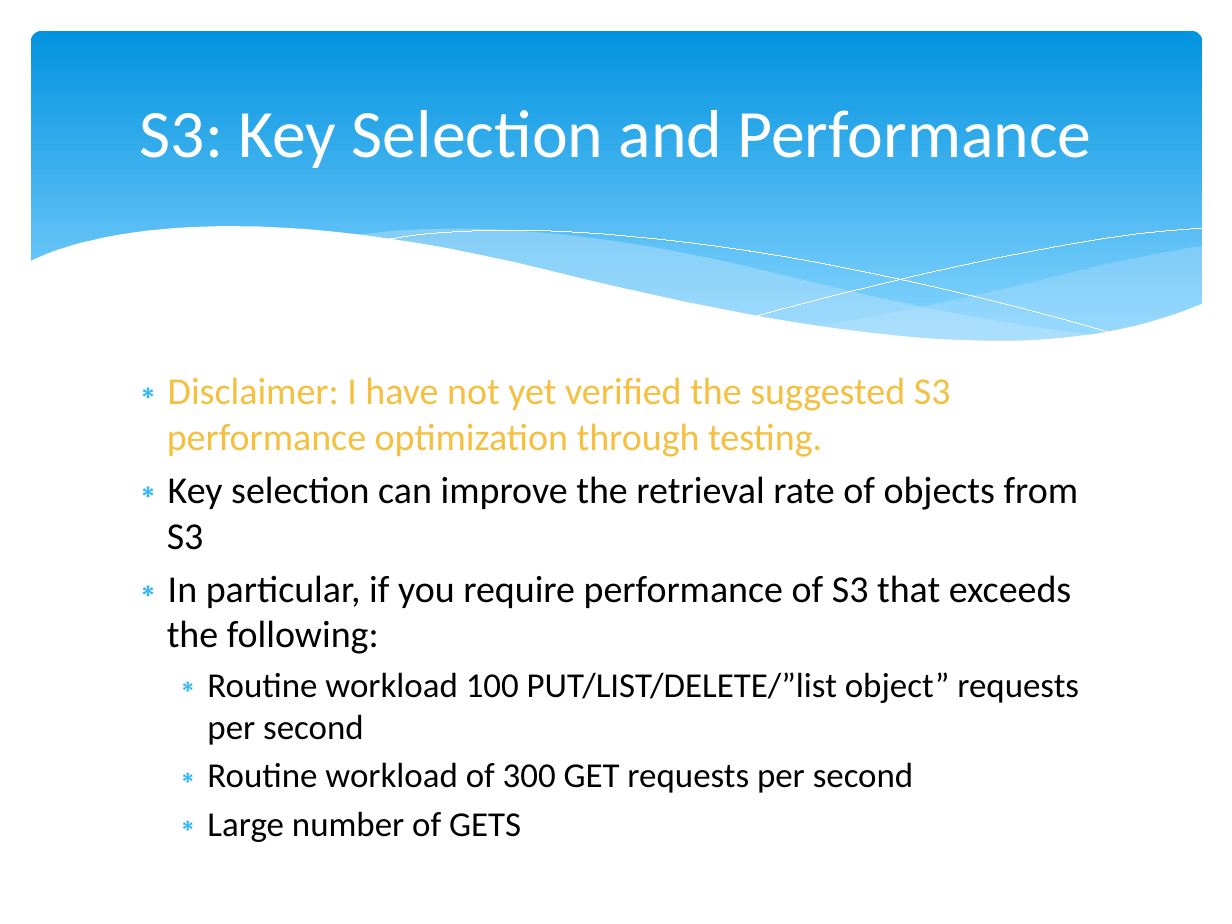
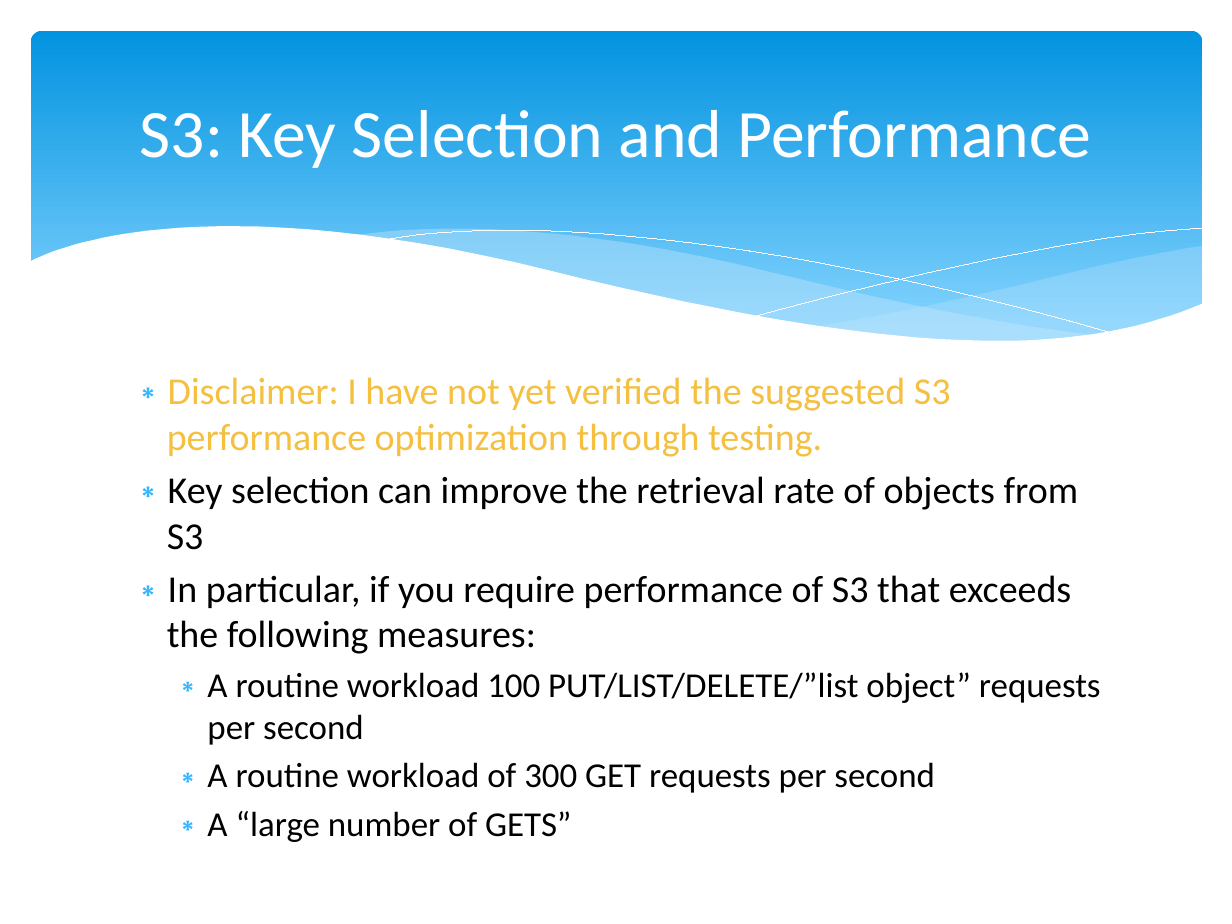
Before and after one commit to cloudavail/awstraining, a slide deck: slide 19 of aws-s3/aws-s3.pptx (slide 17 before the commit). Drawn at 1232x924 pixels with LibreOffice and Linux fonts; fonts in the diff are those of the drawing. Boxes give left, top, right and bottom in pixels: in the first picture for what was removed or moved away, otherwise in the second. Text is boxed around its words. In the diff, an @@ line names an element or a change of style, - is before the commit and + after.

```diff
--- a/aws-s3/aws-s3.pptx
+++ b/aws-s3/aws-s3.pptx
@@ text at (167,575,1101,842): text changed @@
-∗ In particular, if you require performance of S3 that exceeds the following:
-  ∗ Routine workload 100 PUT/LIST/DELETE/”list object” requests per second
-  ∗ Routine workload of 300 GET requests per second
-  ∗ Large number of GETS
+∗ In particular, if you require performance of S3 that exceeds the following measures:
+  ∗ A routine workload 100 PUT/LIST/DELETE/”list object” requests per second
+  ∗ A routine workload of 300 GET requests per second
+  ∗ A “large number of GETS”
```
Also in this commit, not shown: 8 other slides changed, 2 slides added.
